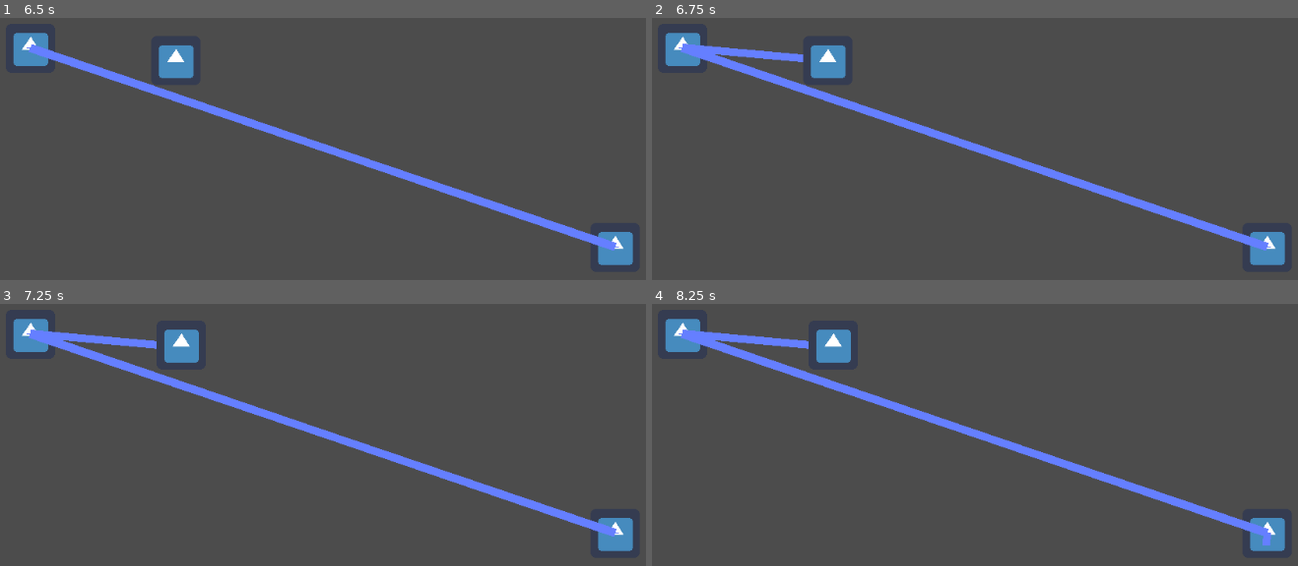
Above: before the commit, frames 1-4 (two rows, left to right).
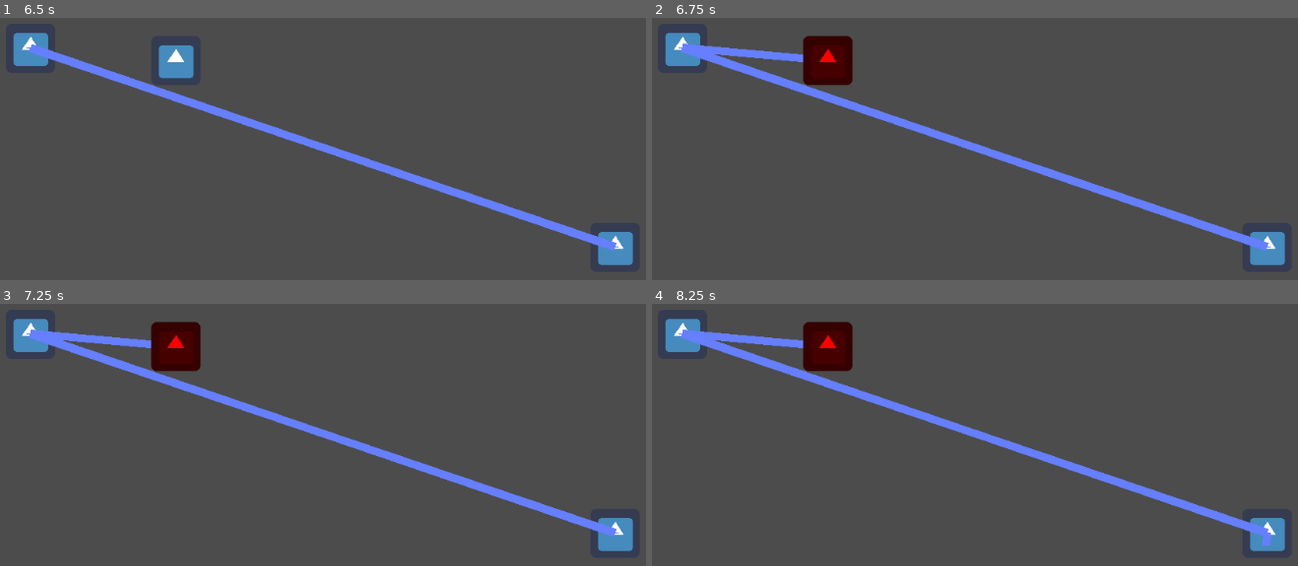
Above: after the commit, the same moments.

Repository: ash4rk/godot_polygon
Game: Godot game, scene res://towns_map.tscn
Two runs of this game, one before a commit and one after it. Both use one fixed random seed, a clock stepped at 60 frames per second and the inputs below. This scene is started directly instead of the project's main scene. The engine's default icon, where the game draws it, is replaced by a stand-in: a white triangle on a blue panel in a dark square.
Inputs (mouse positions are in pixels of both pictures, inside the frame that each line leads up to):
- Up to frame 1 (6.5 s): click (32, 49) at 0.5 s; click (613, 248) at 1.25 s; click (32, 49) at 2 s; click (613, 248) at 2.75 s; click (32, 49) at 3.5 s; click (613, 248) at 4.25 s; tap Enter at 5 s; drag from (32, 49) to (613, 248) at 5.02 s; tap Space at 5.75 s; drag from (613, 248) to (32, 49) at 5.77 s
- Up to frame 2 (6.75 s): tap Enter at 6.5 s; move the mouse to (826, 59) at 6.52 s; click (826, 59) at 6.67 s
- Up to frame 3 (7.25 s): no input
- Up to frame 4 (8.25 s): tap Space at 7.25 s; drag from (outside the picture) to (1265, 534) at 7.27 s; tap Enter at 8 s; move the mouse to (1265, 545) at 8.02 s; click (1265, 545) at 8.17 s

Frame 1 is identical in both runs. In frame 2, 1.5% of the frame differs, in the area x 23-32%, y 6-26%; in frame 3, 1.5%; in frame 4, 1.5%.
Error in both runs: Invalid call. Nonexistent function 'is_in_group' in base 'Nil'. (res://socket.gd:28)

Commit message:
FEAT(WIP): Playing with DragDropController

Diff:
--- a/pathfinding/DragDropController.gd
+++ b/pathfinding/DragDropController.gd
@@ -17,8 +17,8 @@
 			dragable.connect("input_event",self,"input_event",[dragable])
 
 func _process(delta):
-	if current is Node2D:
-		current.global_position = current.get_global_mouse_position() - drag_offset
+	if current and current.wire:
+		current.wire.global_position = current.wire.get_global_mouse_position() - drag_offset
 
 func mouse_entered(which):
 	candidates.append(which)
--- a/pathfinding/drag_test.gd
+++ b/pathfinding/drag_test.gd
@@ -1,11 +1,17 @@
 extends Area2D
 
 onready var previous_position = position
+var wire = null
+
 func on_drop():
-	position = position.snapped(Vector2(64,64))
-	yield(get_tree(),"idle_frame")
-	yield(get_tree(),"idle_frame")
+#	position = position.snapped(Vector2(64,64))
+#	yield(get_tree(),"idle_frame")
+#	yield(get_tree(),"idle_frame")
 	print("on_drop")
 
 func on_drag_start():
 	print("start")
+	wire = Sprite.new()
+	wire.set_texture(preload("res://icon.png"))
+	wire.modulate = Color.red
+	get_parent().add_child(wire)
